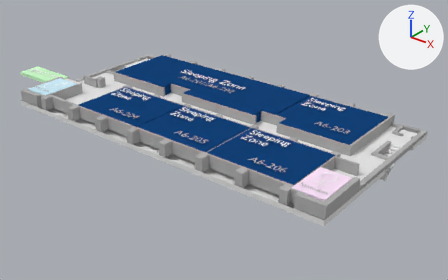
What one commit did to the Blender file design/A62.blend.
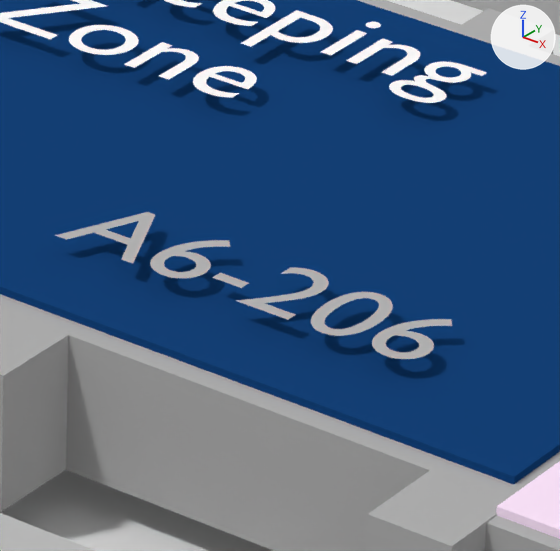
The first picture shows the older version from a 50 mm lens placed at (8.7, -10.37, 5.92), pointed at (0.1, 0.38, -0.74). The close-ups show both versions on the part from 54% to 67% of the width and 49% to 69% of the height of that picture. The lights are fixed; the arrows at upper right show +X, +Y and +Z.
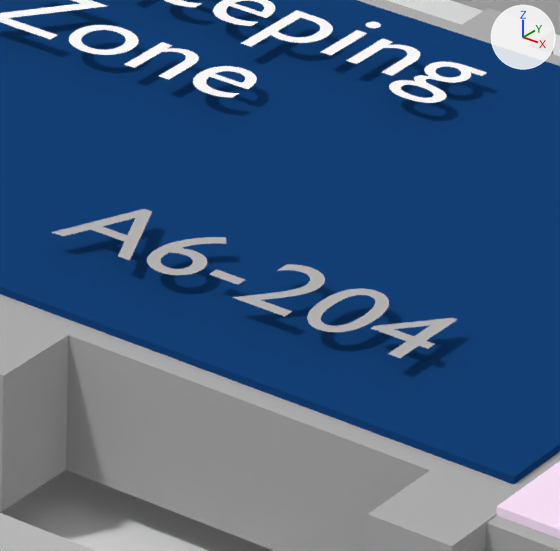
Edits to the bpy script that builds the scene:
```text
Change ob_text_035:
    ob_text_035.location: (-1.587, -1.747, 0.326) -> (2.368, -1.747, 0.326)
Change ob_text_039:
    ob_text_039.location: (2.381, -1.754, 0.326) -> (-1.533, -1.754, 0.326)
```

Pixel boxes (x1, y1, x2, y2) of what changed, in the close-ups (560 x 551 px):
'Text.039', moved (not visible afterwards): before (55, 212, 452, 359)
'Text.035', moved (not visible before): after (52, 209, 457, 358)
